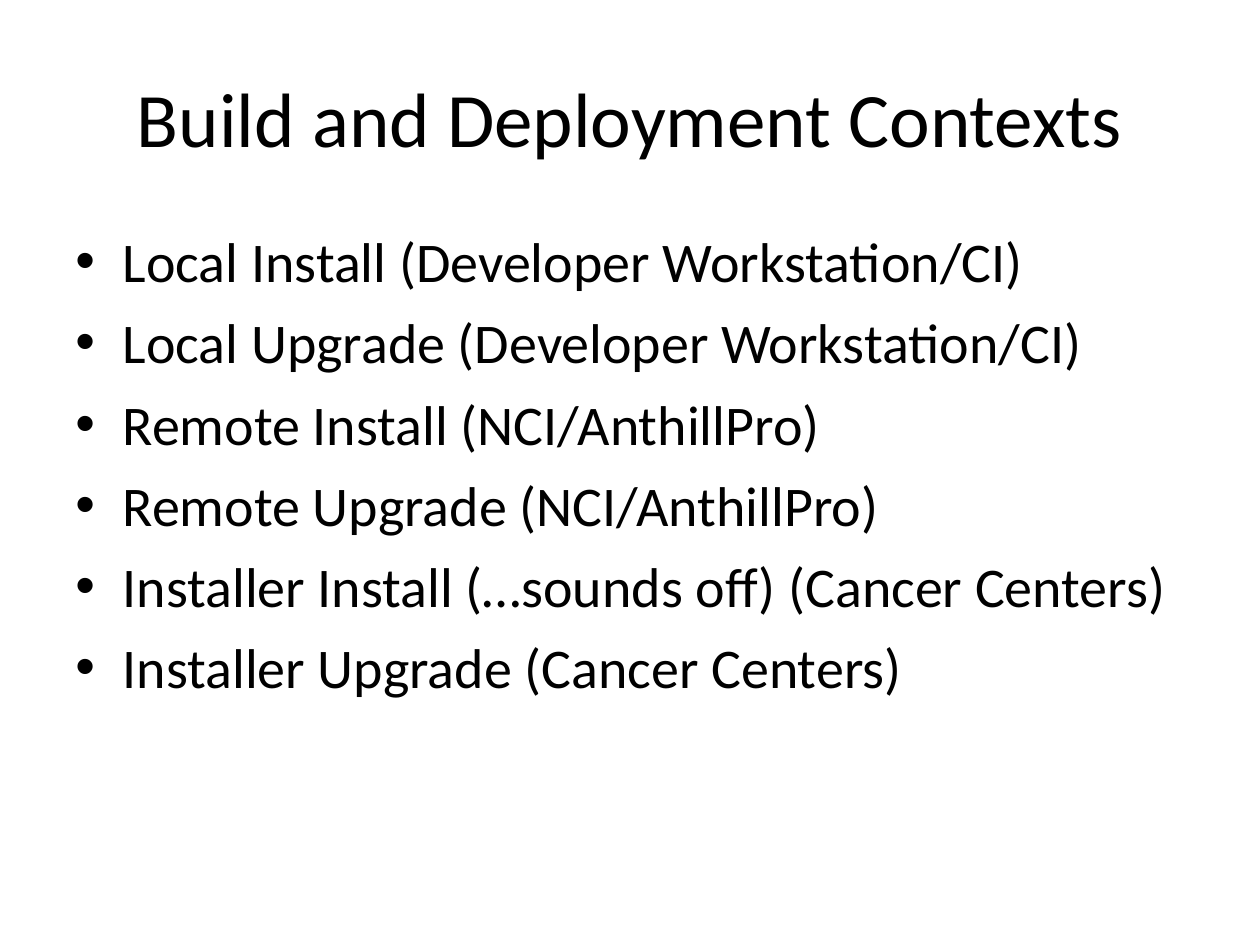
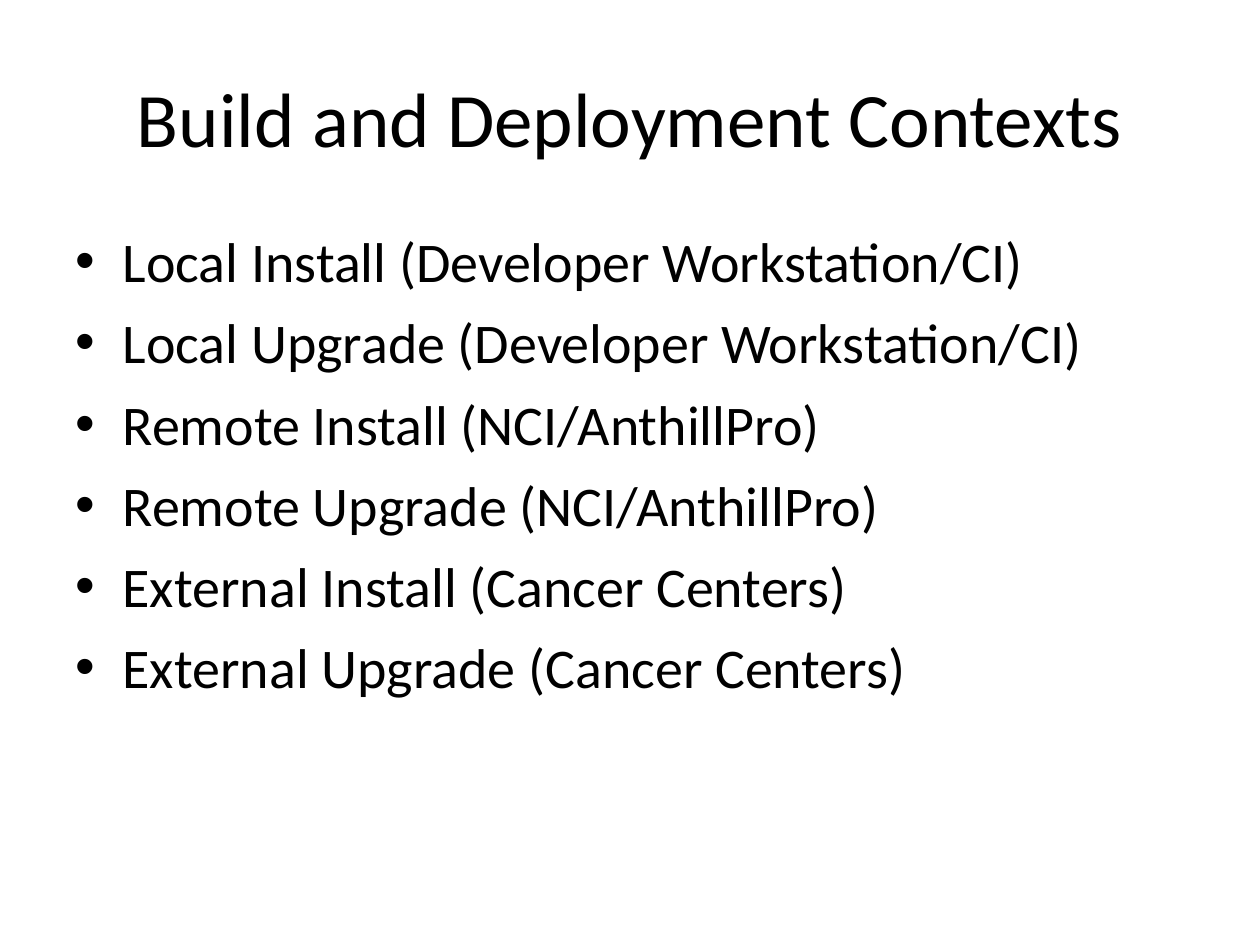
Before and after one commit to NCIP/automation, a slide deck: slide 7 of docs/presentations/generic-bda-training.ppt. Drawn at 1260x945 pixels with LibreOffice and Linux fonts; fonts in the diff are those of the drawing. Boxes give left, top, right and bottom in pixels: in the first picture for what was removed or moved away, otherwise in the second. Text is boxed around its words. In the diff, an @@ line names an element or a change of style, - is before the commit and + after.

```diff
--- a/docs/presentations/generic-bda-training.ppt
+++ b/docs/presentations/generic-bda-training.ppt
@@ text at (123, 566, 905, 698): text changed @@
-• Installer Install (…sounds off) (Cancer Centers)
-• Installer Upgrade (Cancer Centers)
+• External Install (Cancer Centers)
+• External Upgrade (Cancer Centers)
```
Also in this commit, not shown: 1 other slide changed, 4 slides added, 3 slides removed.
